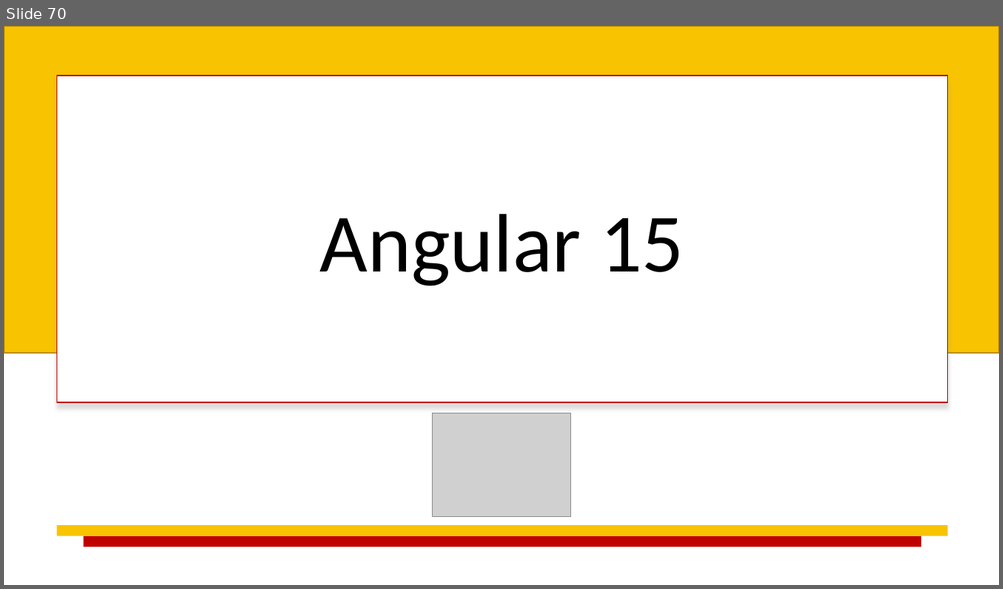
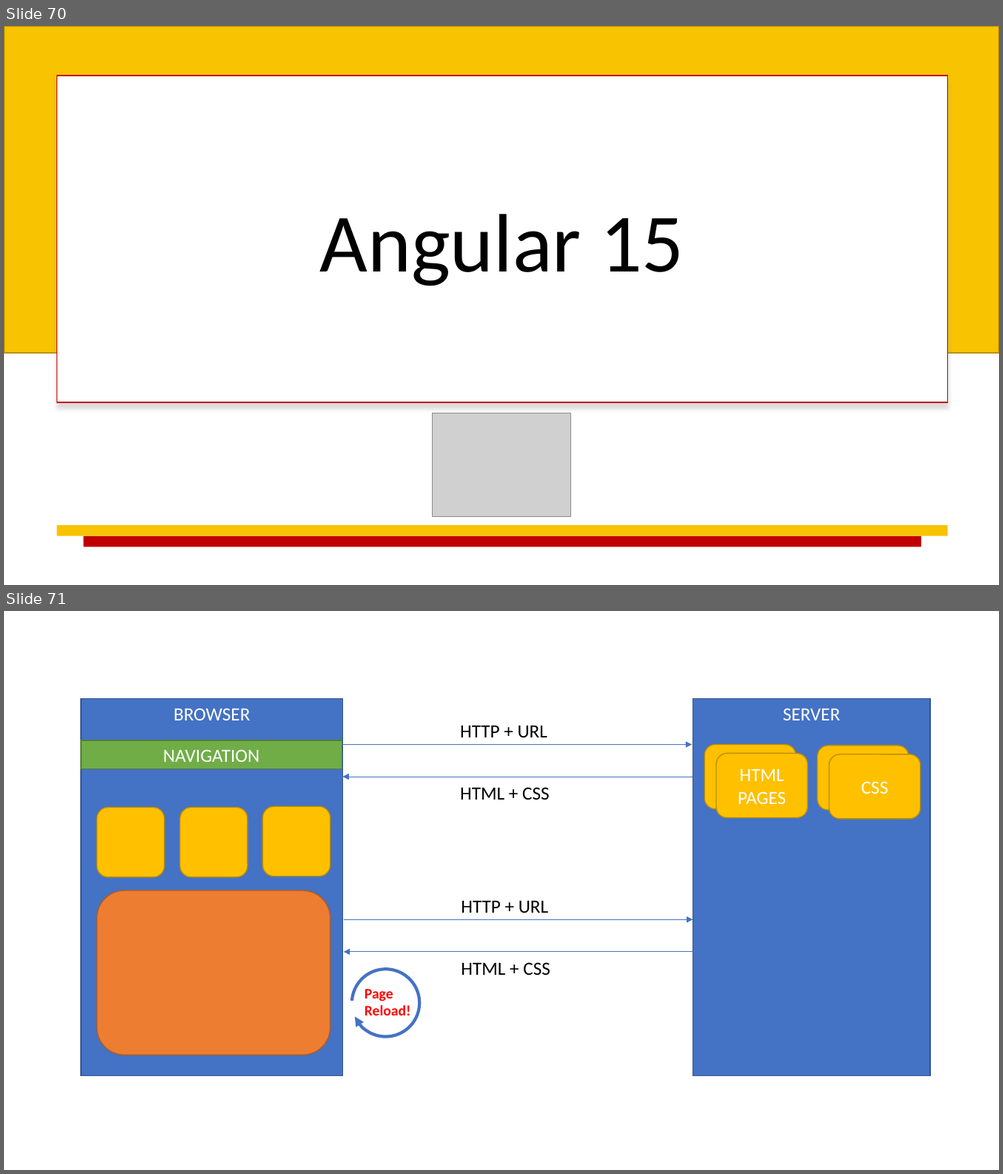
Before and after one commit to explore-with-manish/BFL_Byte_Jul23, a slide deck: Ng-Byte.pptx. Shown one above the other, each under a label of ours: slide 70 before the commit, slides 70 and 71 after it. The pictures are 1003x589 and 1003x1174 pixels, drawn with LibreOffice and Linux fonts; fonts in the diff are those of the drawing; grey boxes stand for pictures. Boxes give left, top, right and bottom in pixels: in the first picture for what was removed or moved away, otherwise in the second. Text is boxed around its words. In the diff, an @@ line names an element or a change of style, - is before the commit and + after.

```diff
--- a/Ng-Byte.pptx
+++ b/Ng-Byte.pptx
@@ slide 71 added at [4,611,999,1170], background #FFFFFF @@
@@ rectangle added at [81,698,342,1076], fill #4472C4, outline #325491 1 pt, 18 pt, text #FFFFFF @@
+BROWSER
@@ rectangle added at [693,698,930,1076], fill #4472C4, outline #325491 1 pt, 18 pt, text #FFFFFF @@
+SERVER
@@ rectangle added at [81,741,341,769], fill #70AD47, outline #538035 1 pt, 18 pt, text #FFFFFF @@
+NAVIGATION
@@ text added at [460,725,547,738], 18 pt, text #000000 @@
+HTTP + URL
@@ arrow added from (343, 744) to (692, 744), #4472C4 0.5 pt @@
@@ rounded rectangle added at [705,744,796,809], fill #FFC000, outline #BD8E00 1 pt @@
@@ rounded rectangle added at [716,754,807,817], fill #FFC000, outline #BD8E00 1 pt, 18 pt, text #FFFFFF @@
+HTML PAGES
@@ rounded rectangle added at [817,745,908,809], fill #FFC000, outline #BD8E00 1 pt @@
@@ rounded rectangle added at [829,755,920,818], fill #FFC000, outline #BD8E00 1 pt, 18 pt, text #FFFFFF @@
+CSS
@@ arrow added from (693, 777) to (343, 777), #4472C4 0.5 pt @@
@@ text added at [460,787,549,800], 18 pt, text #000000 @@
+HTML + CSS
@@ rounded rectangle added at [96,807,165,877], fill #FFC000, outline #BD8E00 1 pt @@
@@ rounded rectangle added at [180,807,248,877], fill #FFC000, outline #BD8E00 1 pt @@
@@ rounded rectangle added at [263,806,331,877], fill #FFC000, outline #BD8E00 1 pt @@
@@ rounded rectangle added at [96,891,330,1056], fill #ED7D31, outline #AF5C24 1 pt @@
@@ arrow added from (344, 920) to (693, 920), #4472C4 0.5 pt @@
@@ text added at [461,900,548,913], 18 pt, text #000000 @@
+HTTP + URL
@@ arrow added from (694, 952) to (344, 952), #4472C4 0.5 pt @@
@@ text added at [461,963,550,975], 18 pt, text #000000 @@
+HTML + CSS
@@ arc (boxed as its full ellipse) added at [350,967,421,1039], outline #4472C4 3 pt @@
@@ text added at [364,989,411,1016], 14 pt, text #FF0000, bold @@
+Page
+Reload!
```
Also in this commit, not shown: 15 other slides added, 4 other files.
